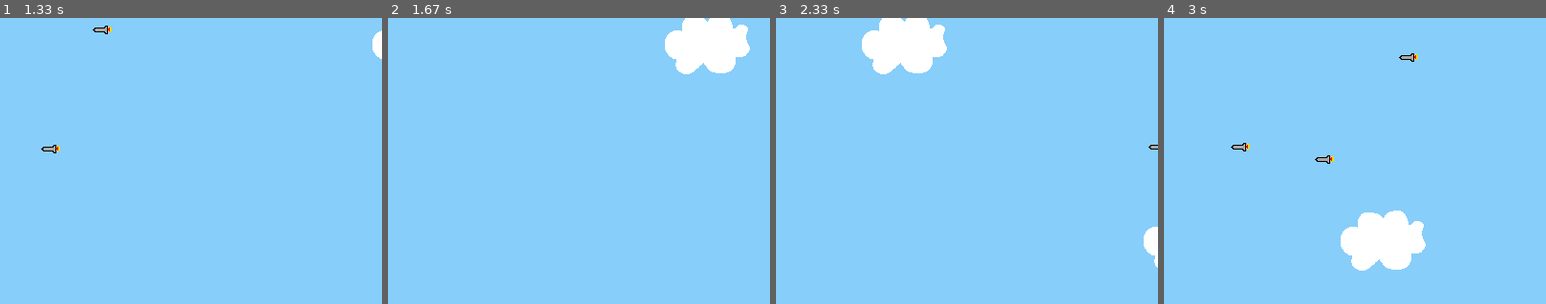
Above: before the commit, frames 1-4 (left to right).
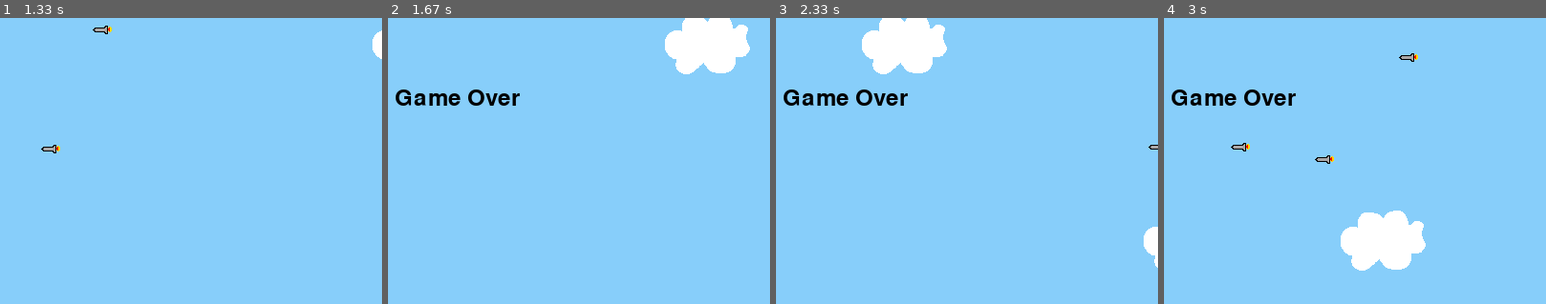
Above: after the commit, the same moments.

Repository: isaacsutor/pygame
Game: pygame game, started from pygameRect.py
Two runs of this game, one before a commit and one after it. Both use one fixed random seed, a clock stepped at 60 frames per second and the inputs below.
Inputs:
- Up to frame 1 (1.33 s): hold Right 0.33-0.8 s; hold Up 0.83-1.13 s; hold Right from 1.17 s (still down)
- Up to frame 2 (1.67 s): release Right at 1.63 s
- Up to frame 3 (2.33 s): no input
- Up to frame 4 (3 s): no input
The pictures show only the part of the screen within x 41-91%, y 36-86%; the shares and areas given below are measured in that part.

Frame 1 is identical in both runs. In frame 2, 0.9% of the frame differs, in the area x 2-35%, y 25-31%; in frame 3, 0.9%; in frame 4, 0.9%.

Commit message:
game over text working

Diff:
--- a/pygameRect.py
+++ b/pygameRect.py
@@ -71,6 +71,7 @@
 
 # create screen
 screen = pygame.display.set_mode((800, 600))
+pygame.display.set_caption("Missile Dodge")
 
 ADDENEMY = pygame.USEREVENT + 1
 pygame.time.set_timer(ADDENEMY, 250)
@@ -83,6 +84,7 @@
 myfont = pygame.font.SysFont("monospace", 16)
 background = pygame.Surface((screen.get_size()))
 background.fill((135, 206, 250))
+endfont = pygame.font.Font(None, 36)
 
 enemies = pygame.sprite.Group()
 clouds = pygame.sprite.Group()
@@ -132,8 +134,17 @@
     if pygame.sprite.spritecollideany(player, enemies):
         player.kill()
         stopscore = True
-        # highscore = d["key"]
+        # If game over is true, draw game over
+        text = endfont.render("Game Over", True, [0, 0, 0], None)
+        text_rect = text.get_rect()
+        text_x = screen.get_width() / 2 - text_rect.width / 2
+        text_y = screen.get_height() / 2 - text_rect.height / 2
+
+    if stopscore:
+        screen.blit(text, [text_x, text_y])
+        # highscore = d['key']
         # if score > highscore:
-            # d["key"] = score  # thats all, now it is saved on disk.
+            # d['key'] = score  # thats all, now it is saved on disk.
             # d.close()
+            # print(score)
     pygame.display.flip()
